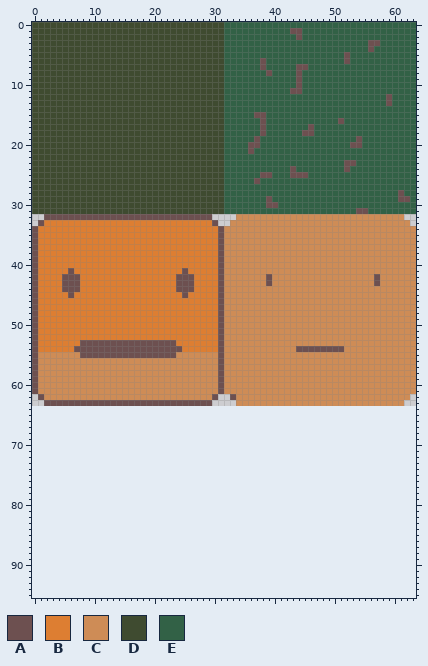
Edited in one commit: sprite sheet (res/sprites.png). Above is the file before it was changed.
The file is 64x64 pixels. The old version is drawn lined up with the new one, on the new canvas.
Palette (. is transparent): A #6d5050  B #dd7e32  C #ce8c56  D #3f4b30  E #326146
Pixels before (only the part around the change), first column x 0:
56 ACCCCCCCCCCCCCCCCCCCCCCCCCCCCCCACCCC
57 ACCCCCCCCCCCCCCCCCCCCCCCCCCCCCCACCCC
58 ACCCCCCCCCCCCCCCCCCCCCCCCCCCCCCACCCC
59 ACCCCCCCCCCCCCCCCCCCCCCCCCCCCCCACCCC
60 ACCCCCCCCCCCCCCCCCCCCCCCCCCCCCCACCCC
61 ACCCCCCCCCCCCCCCCCCCCCCCCCCCCCCACCCC
62 .ACCCCCCCCCCCCCCCCCCCCCCCCCCCCA..ACC
63 ..AAAAAAAAAAAAAAAAAAAAAAAAAAAA....CC
64 ....................................
65 ....................................
66 ....................................
67 ....................................
68 ....................................
69 ....................................
70 ....................................
71 ....................................
72 ....................................
73 ....................................
74 ....................................
75 ....................................
76 ....................................
77 ....................................
78 ....................................
79 ....................................
80 ....................................
81 ....................................
82 ....................................
83 ....................................
84 ....................................
85 ....................................
86 ....................................
87 ....................................
88 ....................................
89 ....................................
90 ....................................
91 ....................................
92 ....................................
93 ....................................
94 ....................................
95 ....................................
And afterwards:
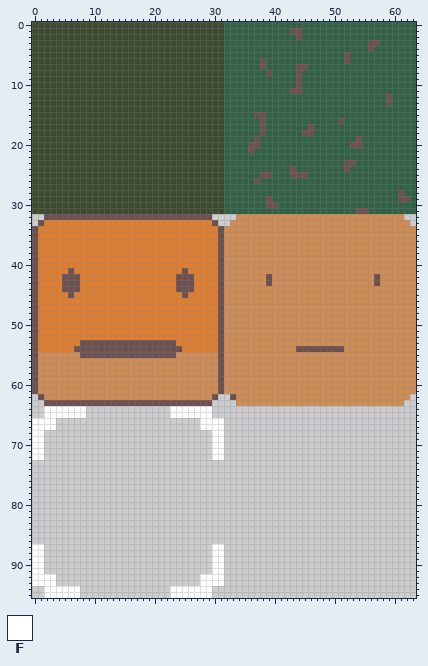
Colours new in this view: F #ffffff
Difference:
canvas 64x64 -> 64x96
Changed rows in their new state; - is an unchanged pixel.
first column x 0:
64 --FFFFFFF--------------FFFFFFF--
65 --FFFFFFF--------------FFFFFFF--
66 FFFF------------------------FFFF
67 FFFF------------------------FFFF
68 FF----------------------------FF
69 FF----------------------------FF
70 FF----------------------------FF
71 FF----------------------------FF
72 FF----------------------------FF
first column x 0:
87 FF----------------------------FF
88 FF----------------------------FF
89 FF----------------------------FF
90 FF----------------------------FF
91 FF----------------------------FF
92 FFFF------------------------FFFF
93 FFFF------------------------FFFF
94 --FFFFFF---------------FFFFFFF--
95 --FFFFFF---------------FFFFFFF--
Boxes around the changes in both pictures, in picture pixels (x1, y1, x2, y2):
added: (32, 406, 86, 460)
added: (170, 406, 224, 460)
added: (32, 544, 80, 598)
added: (170, 544, 224, 598)
